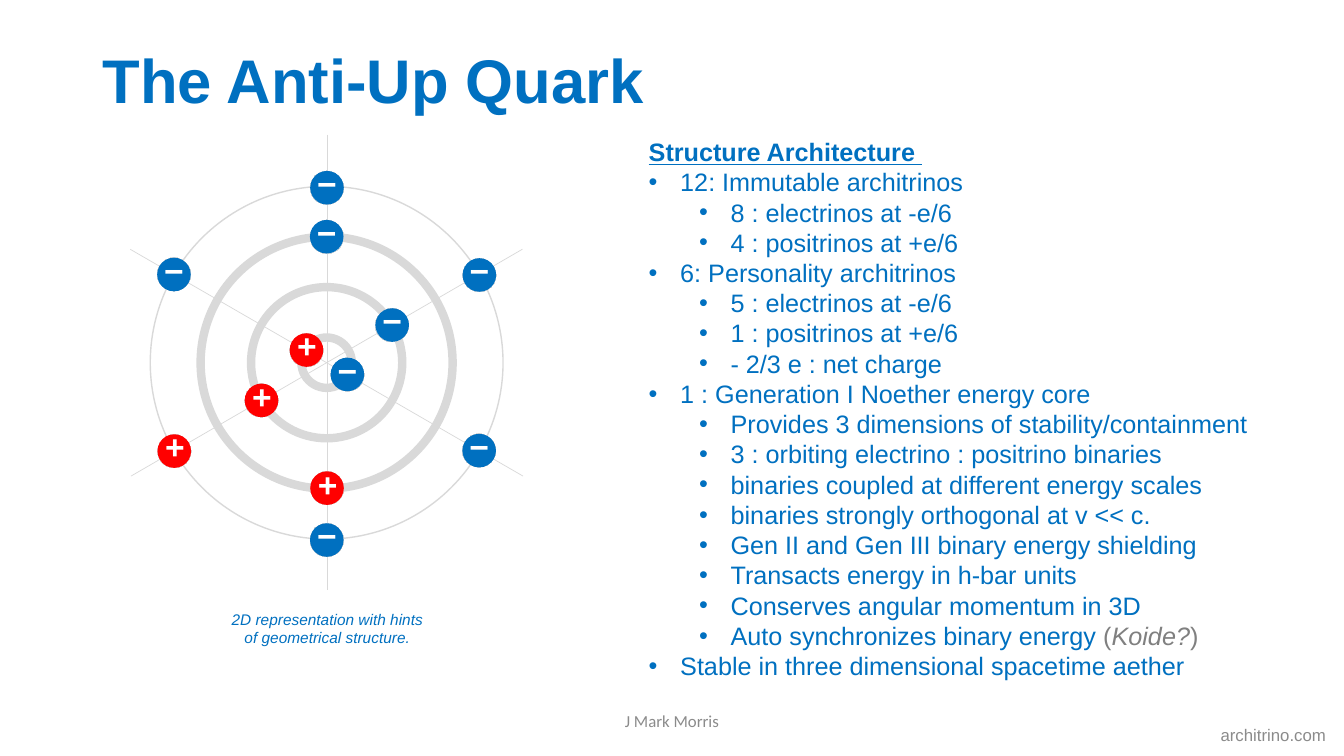
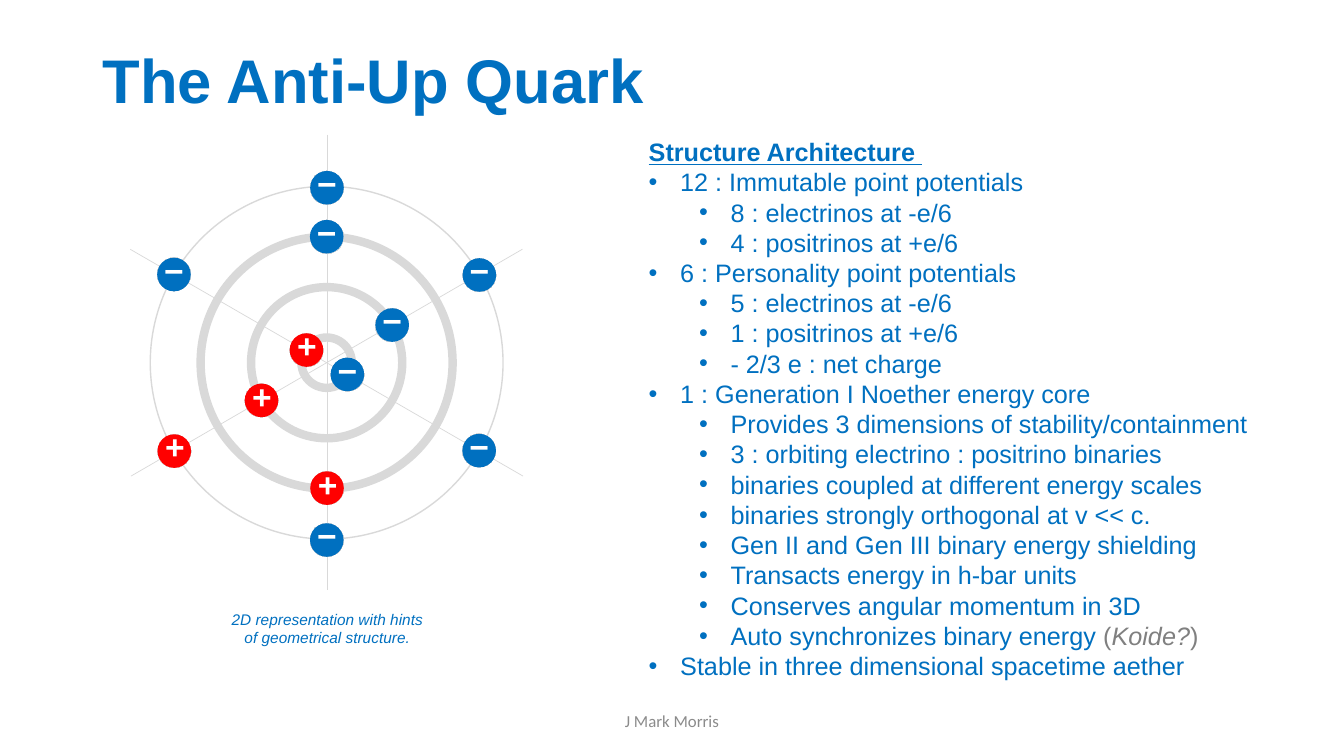
Before and after one commit to jmarkmorris/architrino, a slide deck: slide 16 of reference/archie/presentations/NPQG Assemblies - Intro.pptx. Drawn at 1344x756 pixels with LibreOffice and Linux fonts; fonts in the diff are those of the drawing. Boxes give left, top, right and bottom in pixels: in the first picture for what was removed or moved away, otherwise in the second. Text is boxed around its words. In the diff, an @@ line names an element or a change of style, - is before the commit and + after.

```diff
--- a/reference/archie/presentations/NPQG Assemblies - Intro.pptx
+++ b/reference/archie/presentations/NPQG Assemblies - Intro.pptx
@@ text at [680,172,1023,197]: text changed @@
-• 12: Immutable architrinos
+• 12 : Immutable point potentials
@@ text at [680,263,1016,288]: text changed @@
-• 6: Personality architrinos
+• 6 : Personality point potentials
@@ text removed at [1221,729,1326,741] @@
-architrino.com
```
Also in this commit, not shown: 35 other slides changed, 6 other files.
